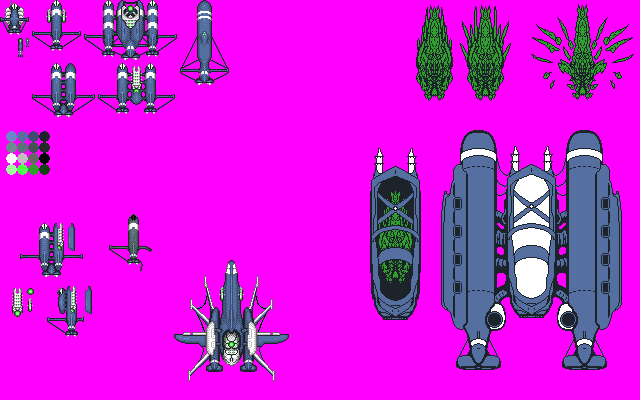
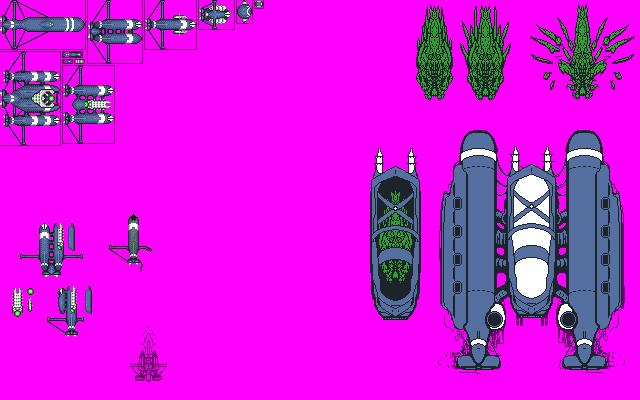
The second 640×400 image is a revision of the first. Changes to its layers:
added layer "Borders" (51%) above "Sprites" over (0, 0, 264, 146)
painted on "Sprites" over (0, 0, 289, 382)
painted on "Roughs" over (174, 260, 289, 382)
hid "Palette", painted on it over (6, 0, 264, 175)
showed "Sketch", painted on it over (130, 5, 635, 382)
